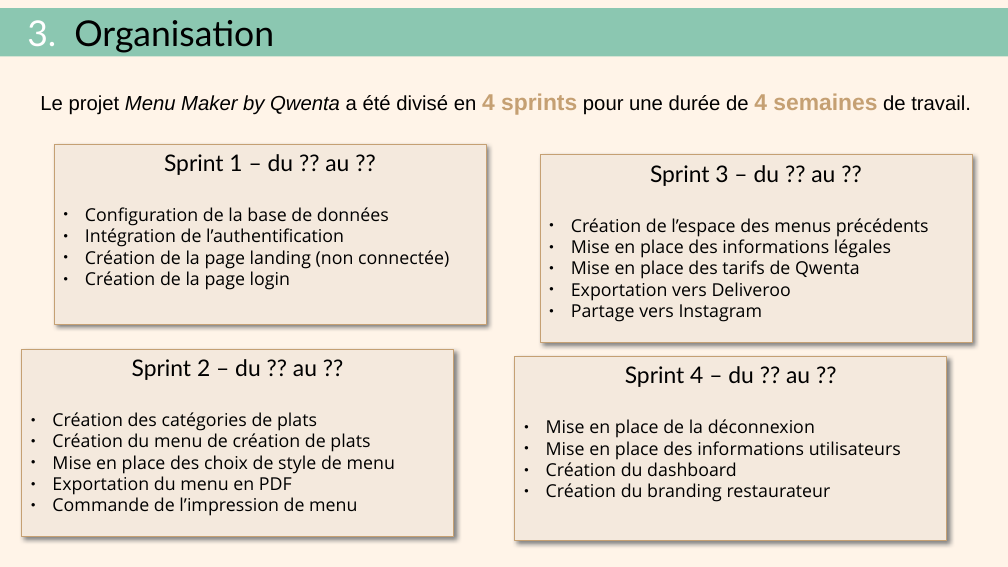
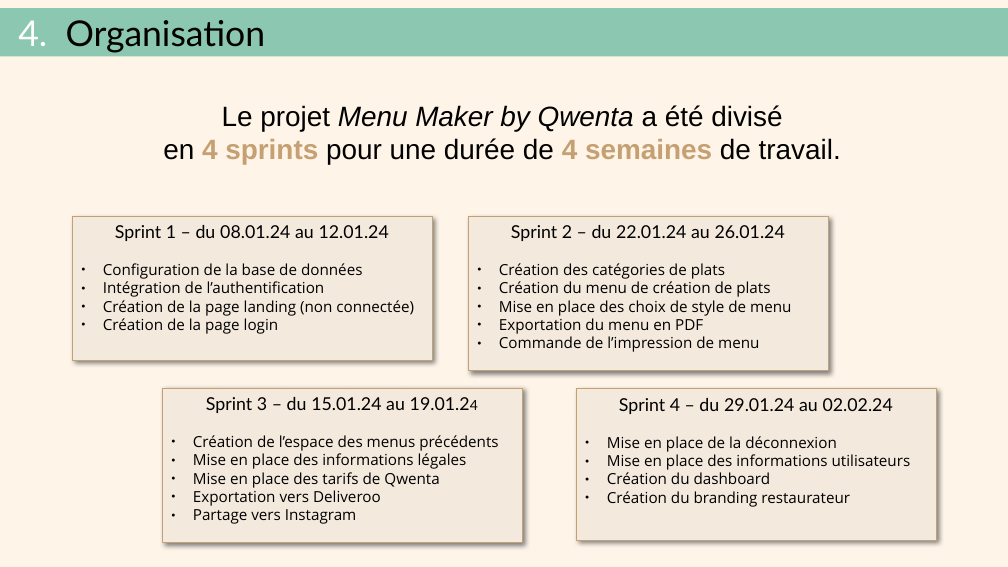
Before and after one commit to AudreyYuedra/MenuMaker-Qwenta_OC_P7, a slide deck: slide 9 of PPT Trello_Kanban.odp (slide 7 before the commit). Drawn at 1008x567 pixels with LibreOffice and Linux fonts; fonts in the diff are those of the drawing. Boxes give left, top, right and bottom in pixels: in the first picture for what was removed or moved away, otherwise in the second. Text is boxed around its words. In the diff, an @@ line names an element or a change of style, - is before the commit and + after.

```diff
--- a/PPT Trello_Kanban.odp
+++ b/PPT Trello_Kanban.odp
@@ title at <box>18,20,266,53</box>: text changed @@
-3. Organisation
+4. Organisation
@@ text "Le projet Menu Maker by ..." at <box>163,105,841,164</box>: vertical alignment top to middle @@
@@ text at <box>163,105,841,164</box>: text changed; size 16 to 22 pt @@
-Le projet Menu Maker by Qwenta a été divisé en 4 sprints pour une durée de 4 semaines de travail.
+Le projet Menu Maker by Qwenta a été divisé
+en 4 sprints pour une durée de 4 semaines de travail.
@@ rectangle "Sprint 1 – du 08.01.24 ...": place and size @@
-rectangle "Sprint 1 – du 08.01.24 ..." at <box>54,144,486,324</box>
+rectangle "Sprint 1 – du 08.01.24 ..." at <box>72,216,433,359</box>
@@ text in rectangle at <box>115,225,389,241</box>: text changed; size 18 to 14 pt @@
-Sprint 1 – du ?? au ??
+Sprint 1 – du 08.01.24 au 12.01.24
@@ rectangle "Sprint 2 – du 22.01.24 ...": place and size @@
-rectangle "Sprint 2 – du 22.01.24 ..." at <box>22,349,454,537</box>
+rectangle "Sprint 2 – du 22.01.24 ..." at <box>468,216,829,370</box>
@@ text in rectangle at <box>511,225,785,241</box>: text changed; size 18 to 14 pt @@
-Sprint 2 – du ?? au ??
+Sprint 2 – du 22.01.24 au 26.01.24
@@ text in rectangle at <box>103,263,414,334</box>: size 14 to 12 pt in "Configuration de la base de données", "Intégration de l’authentification", "Création de la page landing (non connectée)", "Création de la page login" @@
@@ text in rectangle at <box>499,263,791,352</box>: size 14 to 12 pt in "Création des catégories de plats", "Création du menu de création de plats", "Mise en place des choix de style ...", "Exportation du menu en PDF" and 1 more places @@
@@ rectangle "Sprint 3 – du 15.01.24 ...": place and size @@
-rectangle "Sprint 3 – du 15.01.24 ..." at <box>541,155,972,342</box>
+rectangle "Sprint 3 – du 15.01.24 ..." at <box>162,388,522,542</box>
@@ rectangle "Sprint 4 – du 29.01.24 ...": place and size @@
-rectangle "Sprint 4 – du 29.01.24 ..." at <box>515,357,947,541</box>
+rectangle "Sprint 4 – du 29.01.24 ..." at <box>576,389,937,540</box>
@@ text in rectangle at <box>206,397,470,413</box>: text changed; size 18 to 14 pt @@
-Sprint 3 – du ?? au ??
+Sprint 3 – du 15.01.24 au 19.01.24
@@ text in rectangle at <box>619,398,893,414</box>: text changed; size 18 to 14 pt @@
-Sprint 4 – du ?? au ??
+Sprint 4 – du 29.01.24 au 02.02.24
@@ text in rectangle at <box>193,435,498,524</box>: size 14 to 12 pt in "Création de l’espace des menus précédents", "Mise en place des informations légales", "Mise en place des tarifs de Qwenta", "Exportation vers Deliveroo" and 1 more places @@
@@ text in rectangle at <box>607,436,911,507</box>: size 14 to 12 pt in "Mise en place de la déconnexion", "Mise en place des informations utilisateurs", "Création du dashboard", "Création du branding restaurateur" @@
```
Also in this commit, not shown: 5 other slides changed, 5 slides added, 2 slides removed, 1 other file.
